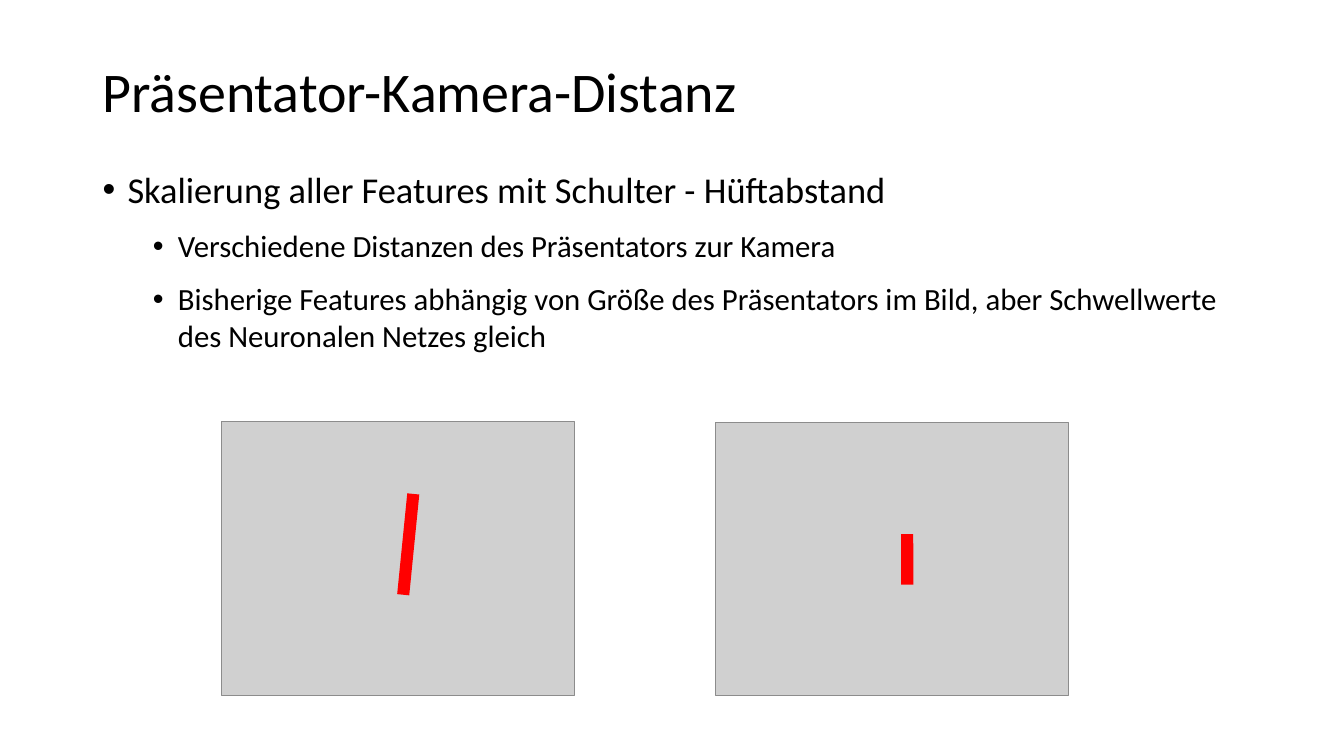
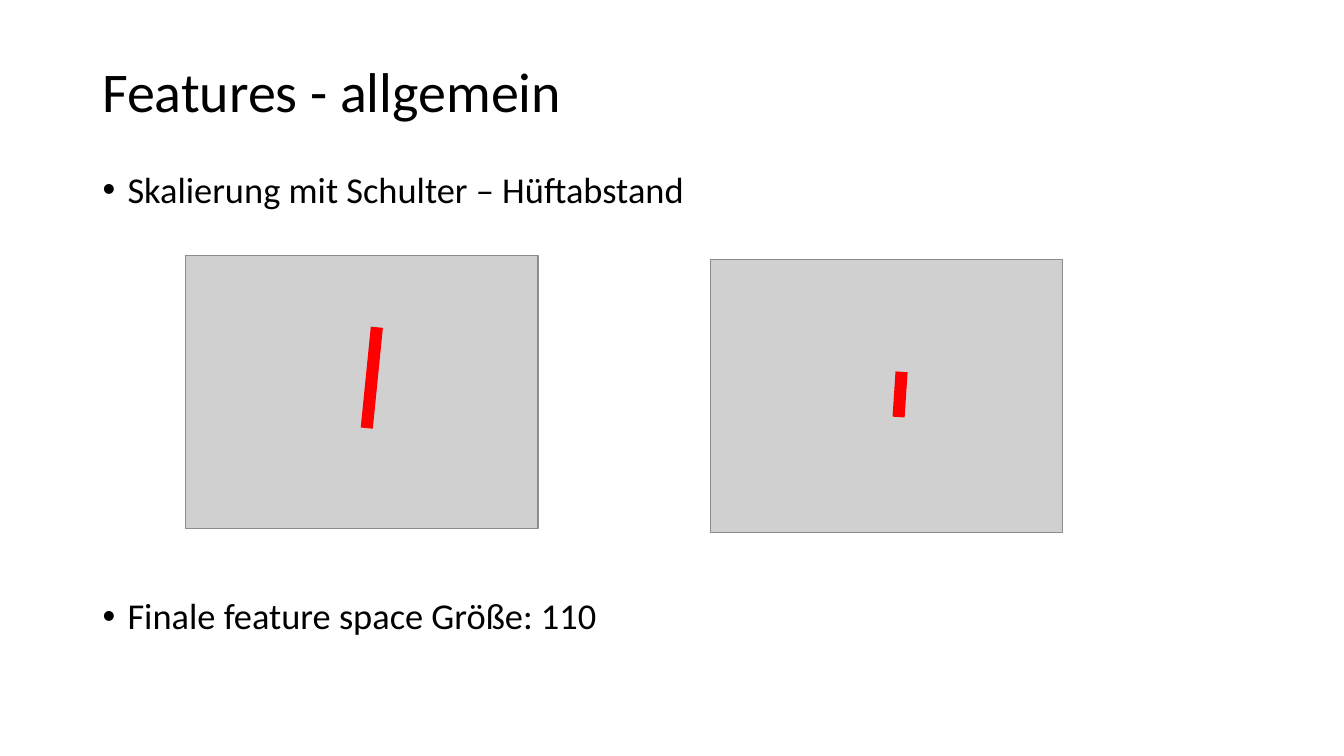
Before and after one commit to maxlevv/Gesture-Detection, a slide deck: slide 7 of presentation_final_project.pptx (slide 9 before the commit). Drawn at 1344x756 pixels with LibreOffice and Linux fonts; fonts in the diff are those of the drawing; grey boxes stand for pictures. Boxes give left, top, right and bottom in pixels: in the first picture for what was removed or moved away, otherwise in the second. Text is boxed around its words. In the diff, an @@ line names an element or a change of style, - is before the commit and + after.

```diff
--- a/presentation_final_project.pptx
+++ b/presentation_final_project.pptx
@@ text at (x1=102, y1=73, x2=561, y2=122): text changed @@
-Präsentator-Kamera-Distanz
+Features - allgemein
@@ text at (x1=128, y1=177, x2=683, y2=635): text changed; size 22 to 26 pt @@
-• Skalierung aller Features mit Schulter - Hüftabstand
-  • Verschiedene Distanzen des Präsentators zur Kamera
-  • Bisherige Features abhängig von Größe des Präsentators im Bild, aber Schwellwerte des Neuronalen Netzes gleich
+• Skalierung mit Schulter – Hüftabstand
+• Finale feature space Größe: 110
@@ picture moved from (x1=222, y1=422, x2=575, y2=696) to (x1=186, y1=255, x2=538, y2=528) @@
@@ picture moved from (x1=716, y1=422, x2=1069, y2=696) to (x1=710, y1=260, x2=1063, y2=533) @@
@@ line moved from (413, 494) - (403, 595) to (377, 328) - (367, 429) @@
@@ line moved from (907, 534) - (907, 585) to (901, 372) - (898, 417) @@
```
Also in this commit, not shown: 9 other slides changed, 5 slides added, 9 slides removed.
